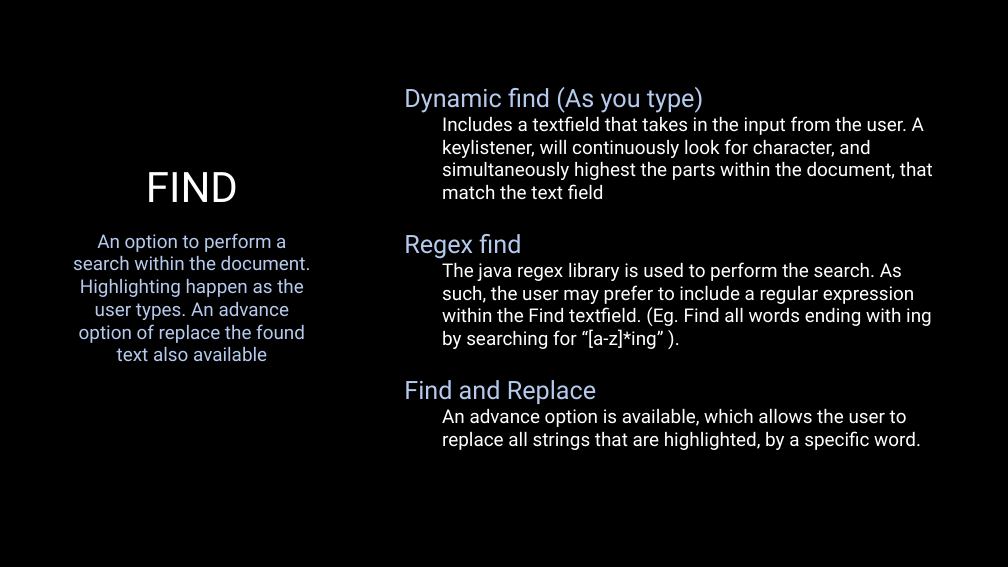
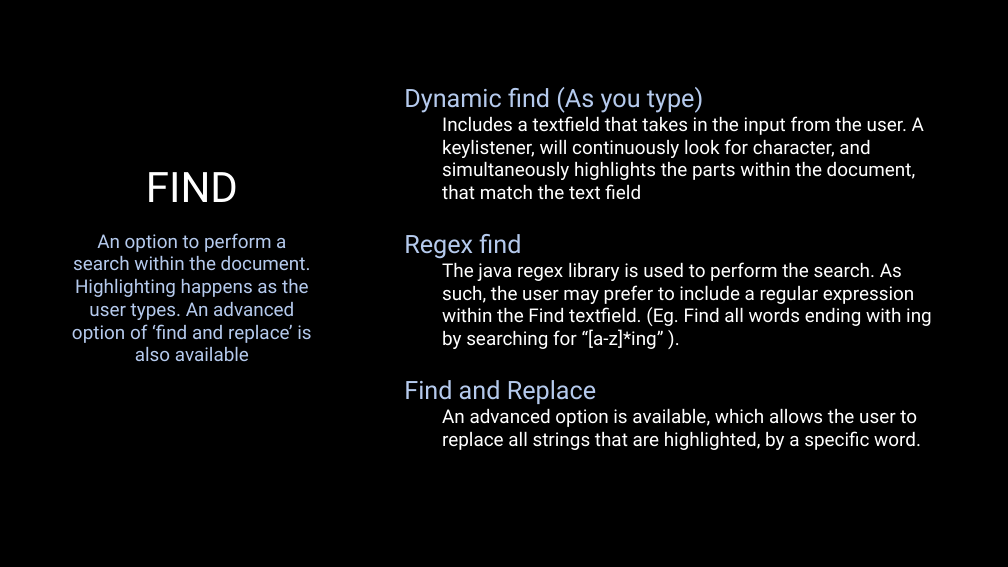
Before and after one commit to Tushar-Naik/NLP, a slide deck: slide 10 of Integrated Text Editor New.pptx. Drawn at 1008x567 pixels with LibreOffice and Linux fonts; fonts in the diff are those of the drawing; background and template pictures are left out. Boxes give left, top, right and bottom in pixels: in the first picture for what was removed or moved away, otherwise in the second. Text is boxed around its words. In the diff, an @@ line names an element or a change of style, - is before the commit and + after.

```diff
--- a/Integrated Text Editor New.pptx
+++ b/Integrated Text Editor New.pptx
@@ text at box(442, 116, 924, 200): text changed @@
-  Includes a textfield that takes in the input from the user. A keylistener, will continuously look for character, and simultaneously highest the parts within the document, that match the text field
+  Includes a textfield that takes in the input from the user. A keylistener, will continuously look for character, and simultaneously highlights the parts within the document, that match the text field
@@ text at box(72, 233, 311, 361): text changed @@
-An option to perform a search within the document. Highlighting happen as the user types. An advance option of replace the found text also available
+An option to perform a search within the document. Highlighting happens as the user types. An advanced option of ‘find and replace’ is also available
@@ text at box(442, 408, 921, 450): text changed @@
-  An advance option is available, which allows the user to replace all strings that are highlighted, by a specific word.
+  An advanced option is available, which allows the user to replace all strings that are highlighted, by a specific word.
```
Also in this commit, not shown: 7 other slides changed, 1 slide removed.
